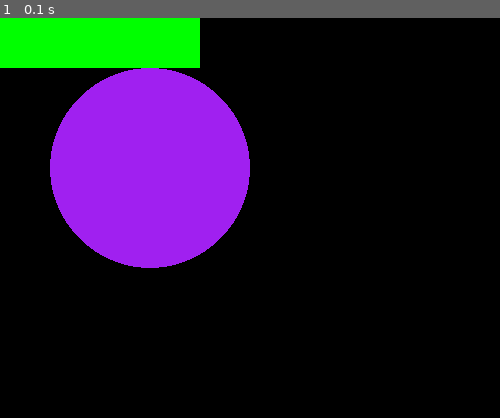
Above: before the commit, frame 1.
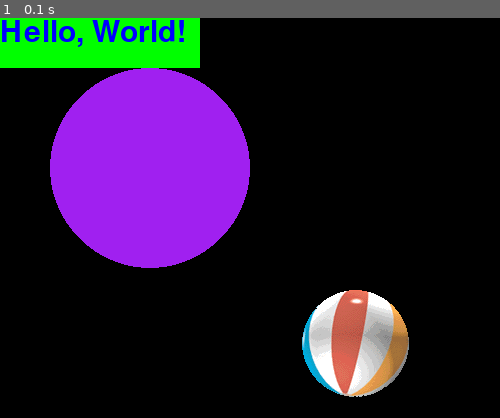
Above: after the commit, the same moment.

Repository: MeganSorenson/cmput174
Game: pygame game, started from lecture/pygame_tutorital/poke_the_dots_V1.py
Two runs of this game, one before a commit and one after it. Both use one fixed random seed, a clock stepped at 60 frames per second and the inputs below.
Inputs:
- Up to frame 1 (0.1 s): no input

The runs differ from the first frame. In frame 1, 5.4% of the frame differs, in the area x 0-82%, y 0-95%.

Commit message:
poke the dots v 1

Diff:
--- a/lecture/pygame_tutorital/poke_the_dots_V0.py
+++ b/lecture/pygame_tutorital/poke_the_dots_V1.py
@@ -11,8 +11,9 @@
 # respond to user input (close window) - DONE
 
 # STEP 2
-# render text to screen at different locations
-# render text to screen in different colors
+# display image on screen - DONE
+# render text to screen at different locations - DONE
+# render text to screen in different colors - DONE
 # move geometric shapes on screen
 
 # BONUS GOALS 3
@@ -38,6 +39,7 @@
         for event in pygame.event.get():
             if event.type == pygame.QUIT:
                 run_game = False
+
         # draw purple circle
         circle_color = pygame.Color("purple")
         circle_pos = (150, 150)
@@ -51,7 +53,21 @@
         rect_color = pygame.Color("green")
         green_rect = pygame.Rect(rect_left, rect_top, rect_width, rect_height)
         pygame.draw.rect(screen, rect_color, green_rect)
-        # update display
+        # draw image to screen at position ball_pos
+        ball = pygame.image.load("intro_ball.gif")
+        ball_pos = (300, 270)
+        screen.blit(ball, ball_pos)
+
+        # render text to screen
+        text_string = "Hello, World!"
+        text_font = pygame.font.SysFont(
+            "Comic Sans", 45)
+        text_color = pygame.Color("blue")
+        text_image = text_font.render(text_string, True, text_color)
+        text_pos = (0, 0)
+        screen.blit(text_image, text_pos)
+
+        # update display all at once
         pygame.display.flip()
 
 
